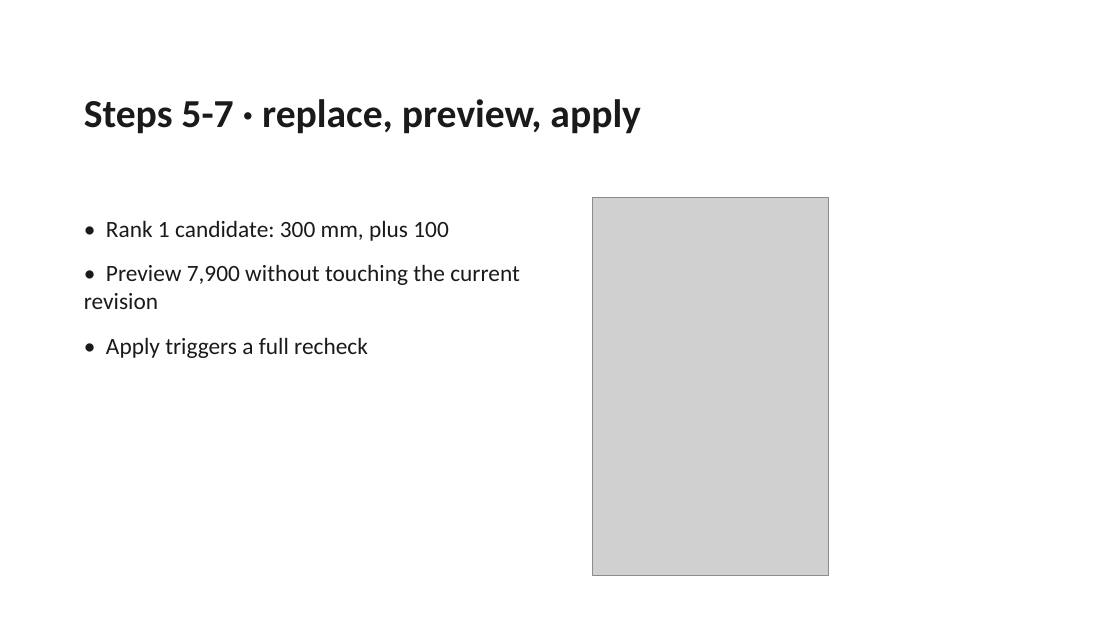
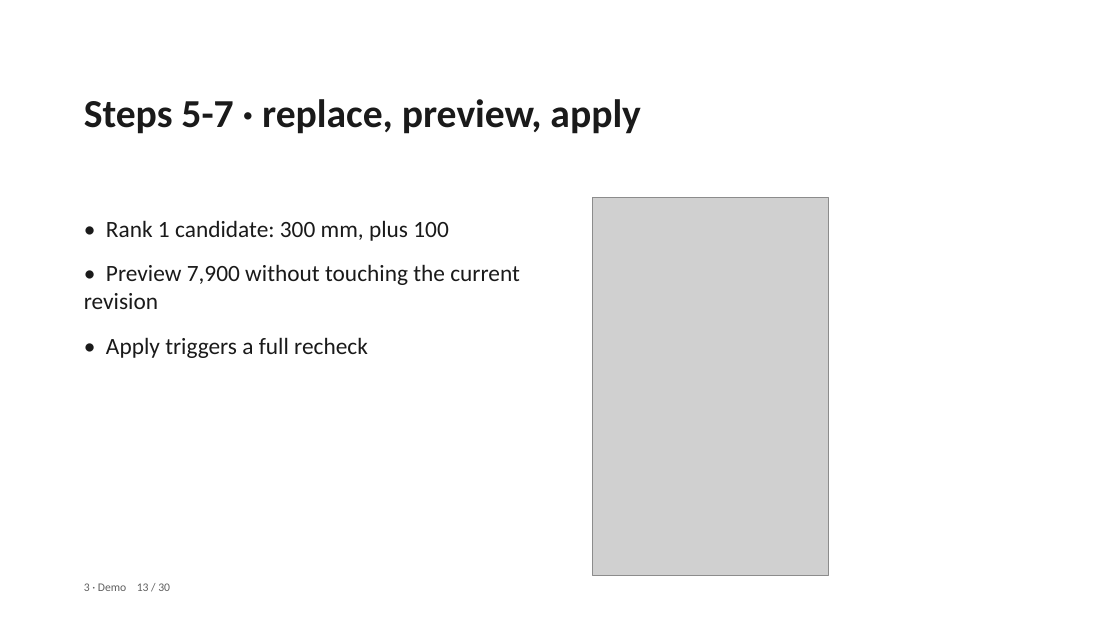
Before and after one commit to pc-buildmate/pcbuildmate, a slide deck: slide 13 of materials/source/Defense_Deck.pptx. Drawn at 1120x630 pixels with LibreOffice and Linux fonts; fonts in the diff are those of the drawing; grey boxes stand for pictures. Boxes give left, top, right and bottom in pixels: in the first picture for what was removed or moved away, otherwise in the second. Text is boxed around its words. In the diff, an @@ line names an element or a change of style, - is before the commit and + after.

```diff
--- a/materials/source/Defense_Deck.pptx
+++ b/materials/source/Defense_Deck.pptx
@@ text added at (x1=84, y1=583, x2=170, y2=591), 10 pt, text #606060 @@
+3 · Demo 13 / 30
```
Also in this commit, not shown: 28 other slides changed.
